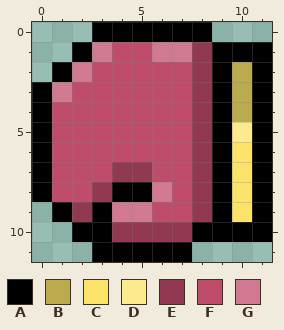
Pixel-art file: Assets/Artwork/Demo/Abilities/boxing_punch/punch.aseprite. That is the earlier state.
12x12 pixels, 1 frame.
Visible layers, top first: "Layer 2" opacity 25%, "Layer 1".
Palette (. is transparent): A #000000  B #bcaa4f  C #fbe369  D #fcea8f  E #903951  F #c04c6c  G #d07991
Pixels before, first column x 0:
 0 ...AAAAAA...
 1 ..AGFFGGEAAA
 2 .AGFFFFFEABA
 3 AGFFFFFFEABA
 4 AFFFFFFFEABA
 5 AFFFFFFFEADA
 6 AFFFFFFFEACA
 7 AFFFEEFFEACA
 8 AFFEAAGFEACA
 9 .AEAGGFFEACA
10 ..AAEEEEAAAA
11 ...AAAAA....
And afterwards:
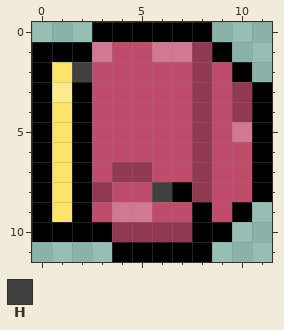
Colours new in this view: H #404040
Change:
Layer "Layer 1":
There is now colour A in row 1 at x 0 to 1; in row 2 at x 0; in row 9 at x 0; in row 10 at x 0 to 1; in row 11 at x 8.
The edit turns colour B into colour A in row 2 at x 10.
The edit turns colour C into colour A in row 9 at x 10.
The edit turns colour E into colour A in row 9 at x 2 and 8.
The edit turns colour F into colour A in rows 3 to 7 at x 2; in row 8 at x 2 and 7.
The edit turns colour A into colour C in row 2 at x 1; in row 9 at x 1.
The edit turns colour F into colour C in rows 4 to 8 at x 1.
The edit turns colour G into colour D in row 3 at x 1.
The edit turns colour B into colour E in rows 3 to 4 at x 10.
The edit turns colour A into colour F in rows 2 to 7 at x 9; in row 8 at x 4 to 5 and 9; in row 9 at x 3 and 9.
The edit turns colour C into colour F in rows 6 to 8 at x 10.
The edit turns colour D into colour G in row 5 at x 10.
The edit turns colour G into colour H in row 2 at x 2; in row 8 at x 6.
Colour A is removed in row 1 at x 10 to 11; in row 2 at x 11; in row 9 at x 11; in row 10 at x 10 to 11; in row 11 at x 3.
Changed places in both pictures, as pixel boxes (x1, y1, x2, y2):
changed: (32, 42, 272, 262)
